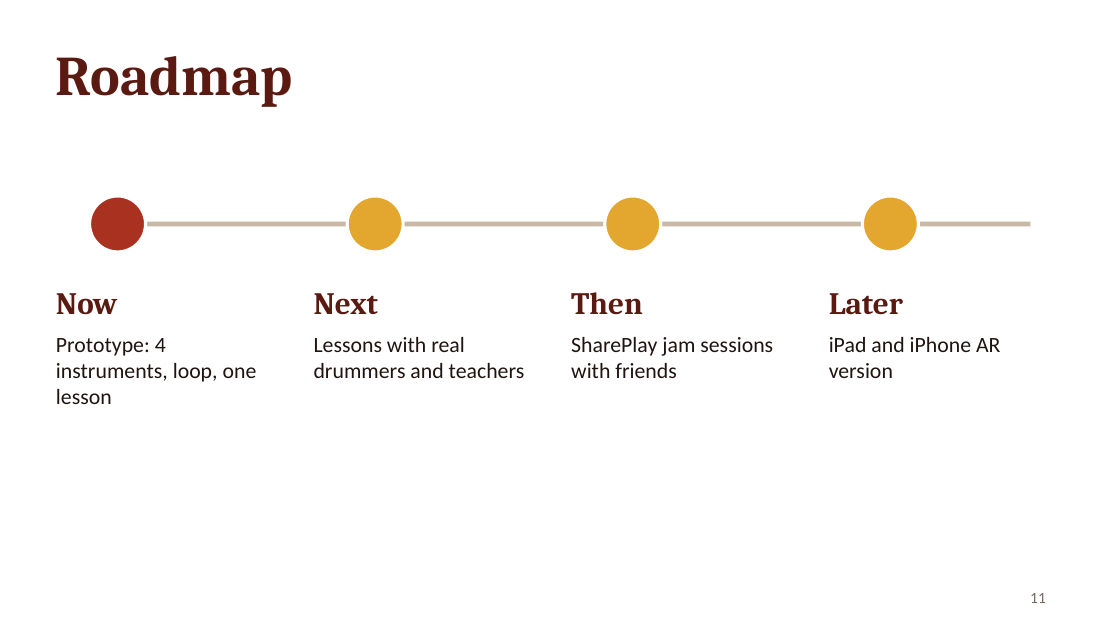
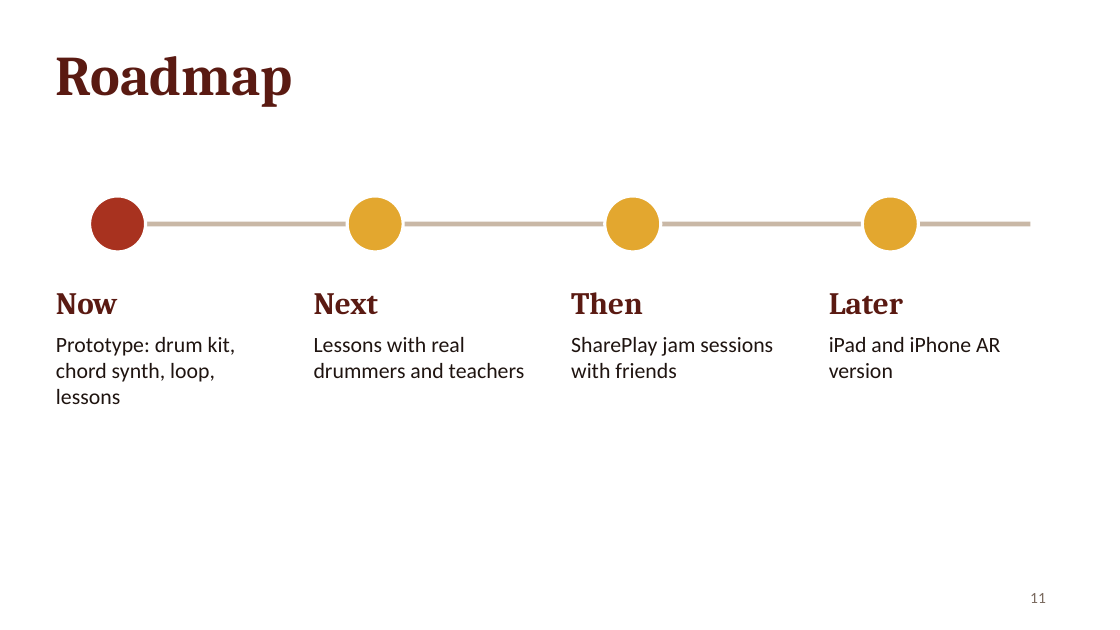
Before and after one commit to chamathyashohara/SoundSpace-visionOS, a slide deck: slide 11 of Docs/Pitch/SoundSpace-Pitch.pptx. Drawn at 1120x630 pixels with LibreOffice and Linux fonts; fonts in the diff are those of the drawing. Boxes give left, top, right and bottom in pixels: in the first picture for what was removed or moved away, otherwise in the second. Text is boxed around its words. In the diff, an @@ line names an element or a change of style, - is before the commit and + after.

```diff
--- a/Docs/Pitch/SoundSpace-Pitch.pptx
+++ b/Docs/Pitch/SoundSpace-Pitch.pptx
@@ text at bbox=[56, 337, 236, 404]: text changed @@
-Prototype: 4 instruments, loop, one lesson
+Prototype: drum kit, chord synth, loop, lessons
```
Also in this commit, not shown: 8 other slides changed, 1 other file.
